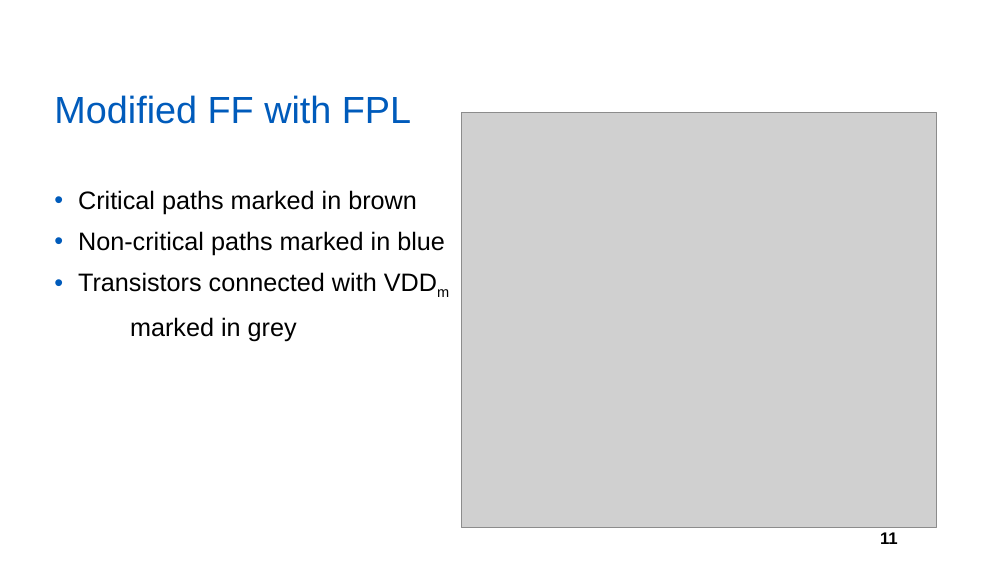
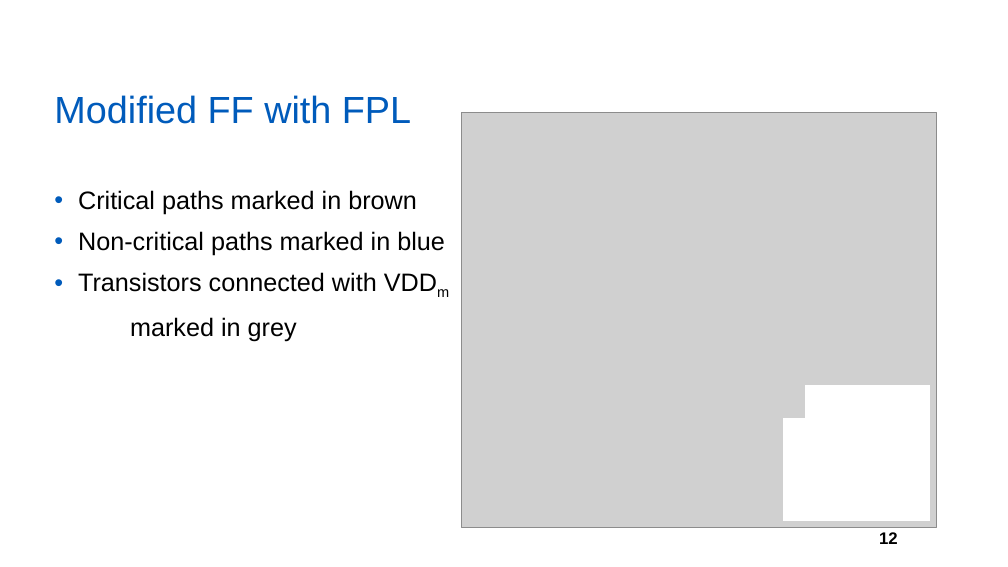
Before and after one commit to yberlin/hello-world, a slide deck: slide 12 of asianhost pre/FPL.pptx (slide 11 before the commit). Drawn at 1008x567 pixels with LibreOffice and Linux fonts; fonts in the diff are those of the drawing; grey boxes stand for pictures; background and template pictures are left out. Boxes give left, top, right and bottom in pixels: in the first picture for what was removed or moved away, otherwise in the second. Text is boxed around its words. In the diff, an @@ line names an element or a change of style, - is before the commit and + after.

```diff
--- a/asianhost pre/FPL.pptx
+++ b/asianhost pre/FPL.pptx
@@ rectangle added at (805,386,929,520), fill #FFFFFF, outline #FFFFFF 1 pt @@
@@ rectangle added at (784,419,825,520), fill #FFFFFF, outline #FFFFFF 1 pt @@
@@ page number at (879,532,898,544): text changed @@
-11
+12
```
Also in this commit, not shown: 3 other slides changed, 3 slides added.
